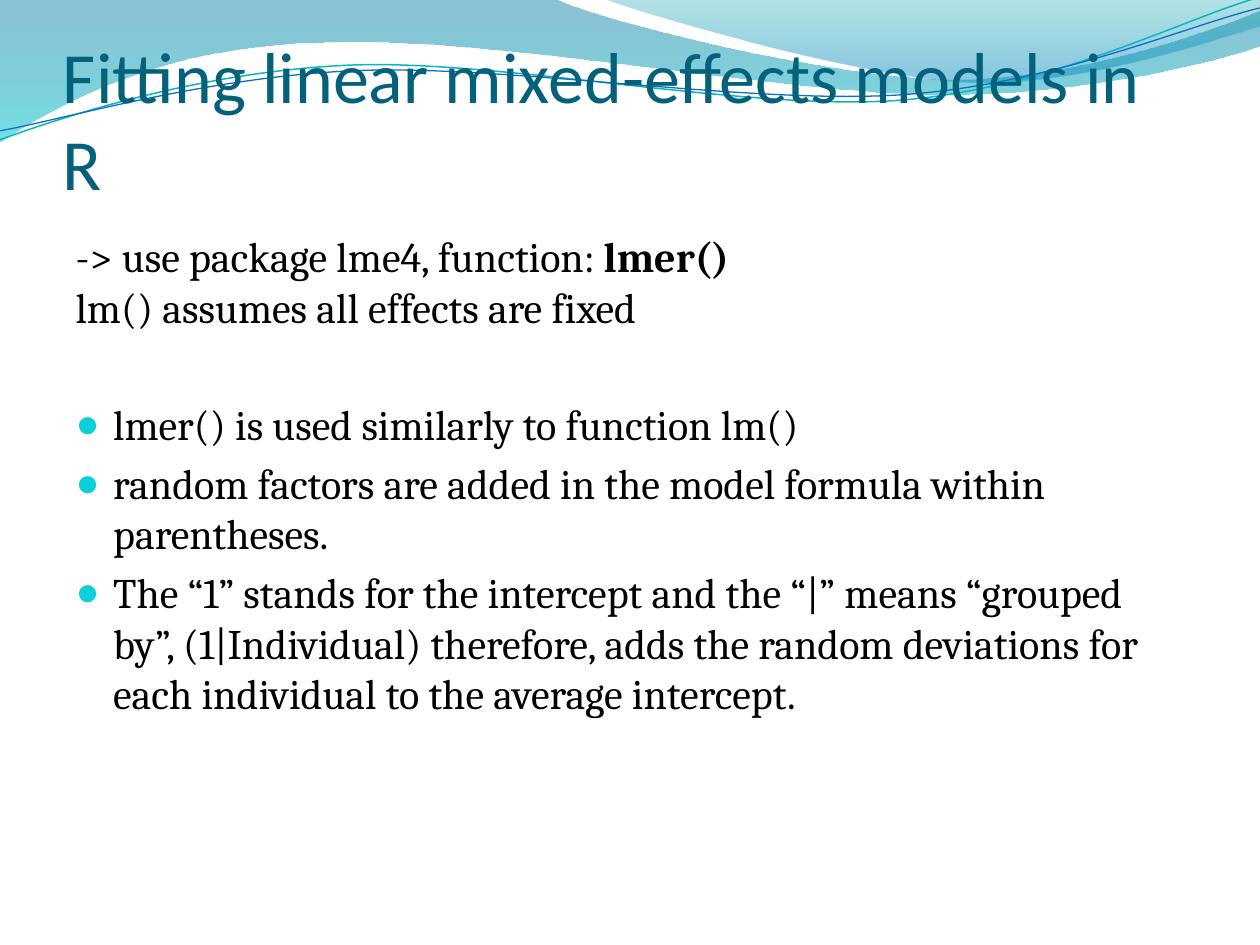
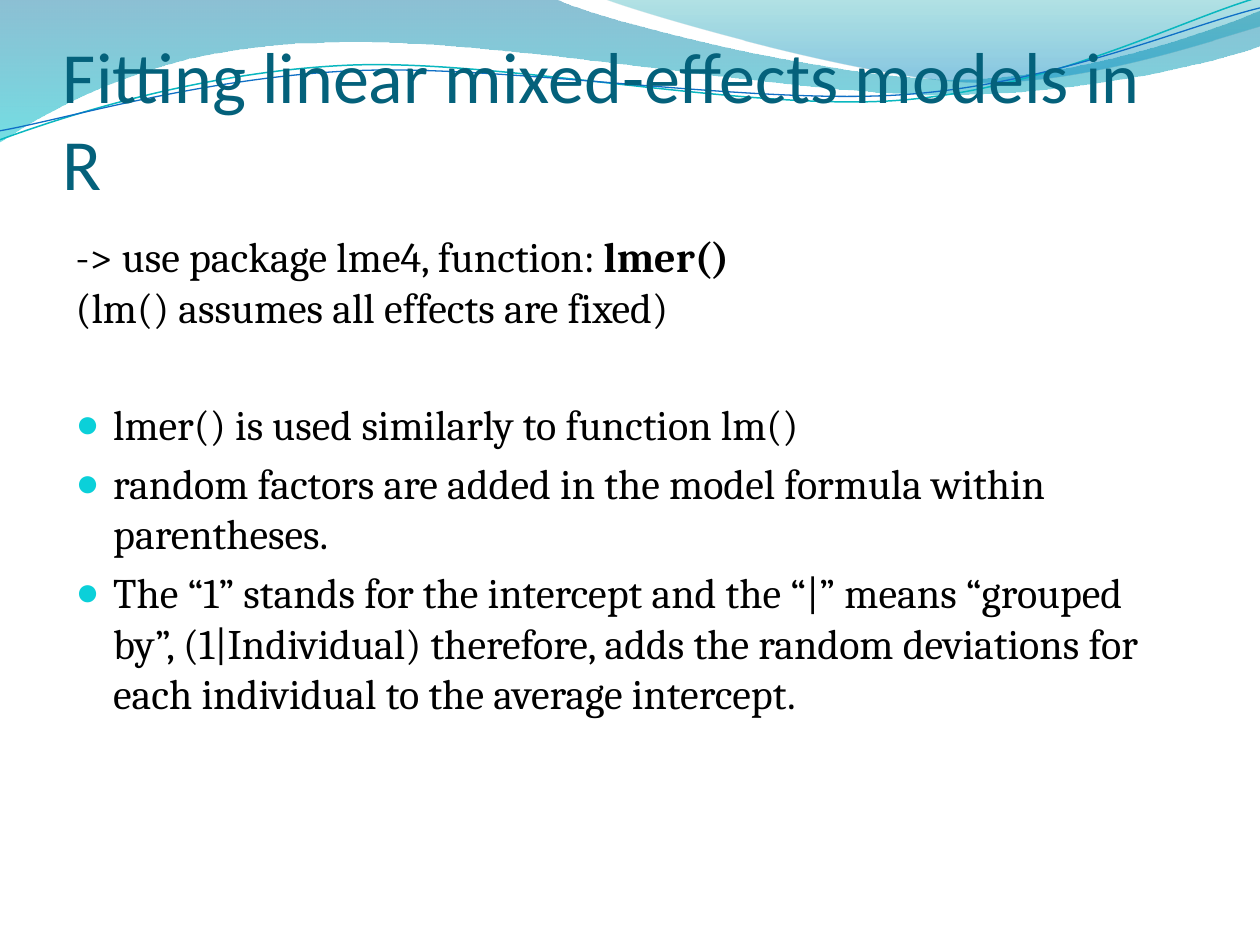
Before and after one commit to ricschuster/R_Workshop_Vienna_2018_02, a slide deck: slide 13 of ppts/Topic 7 Linear mixed-effects models (random effects).pptx (slide 14 before the commit). Drawn at 1260x945 pixels with LibreOffice and Linux fonts; fonts in the diff are those of the drawing; background and template pictures are left out. Boxes give left, top, right and bottom in pixels: in the first picture for what was removed or moved away, otherwise in the second. Text is boxed around its words. In the diff, an @@ line names an element or a change of style, - is before the commit and + after.

```diff
--- a/ppts/Topic 7 Linear mixed-effects models (random effects).pptx
+++ b/ppts/Topic 7 Linear mixed-effects models (random effects).pptx
@@ text at [76,241,729,329]: text changed @@
--> use package lme4, function: lmer()
-lm() assumes all effects are fixed
+-> use package lme4, function: lmer()
+(lm() assumes all effects are fixed)
```
Also in this commit, not shown: 5 other slides changed, 1 slide removed.
